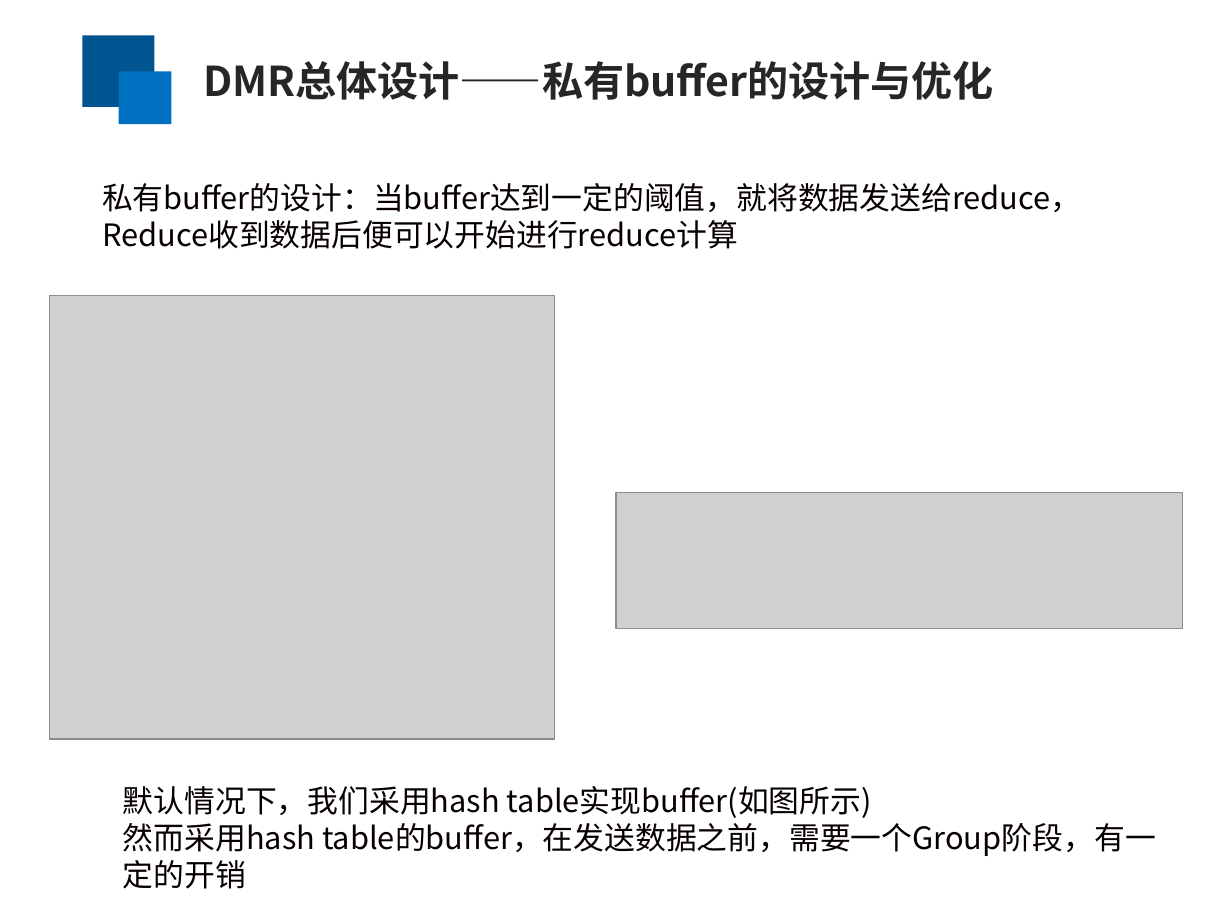
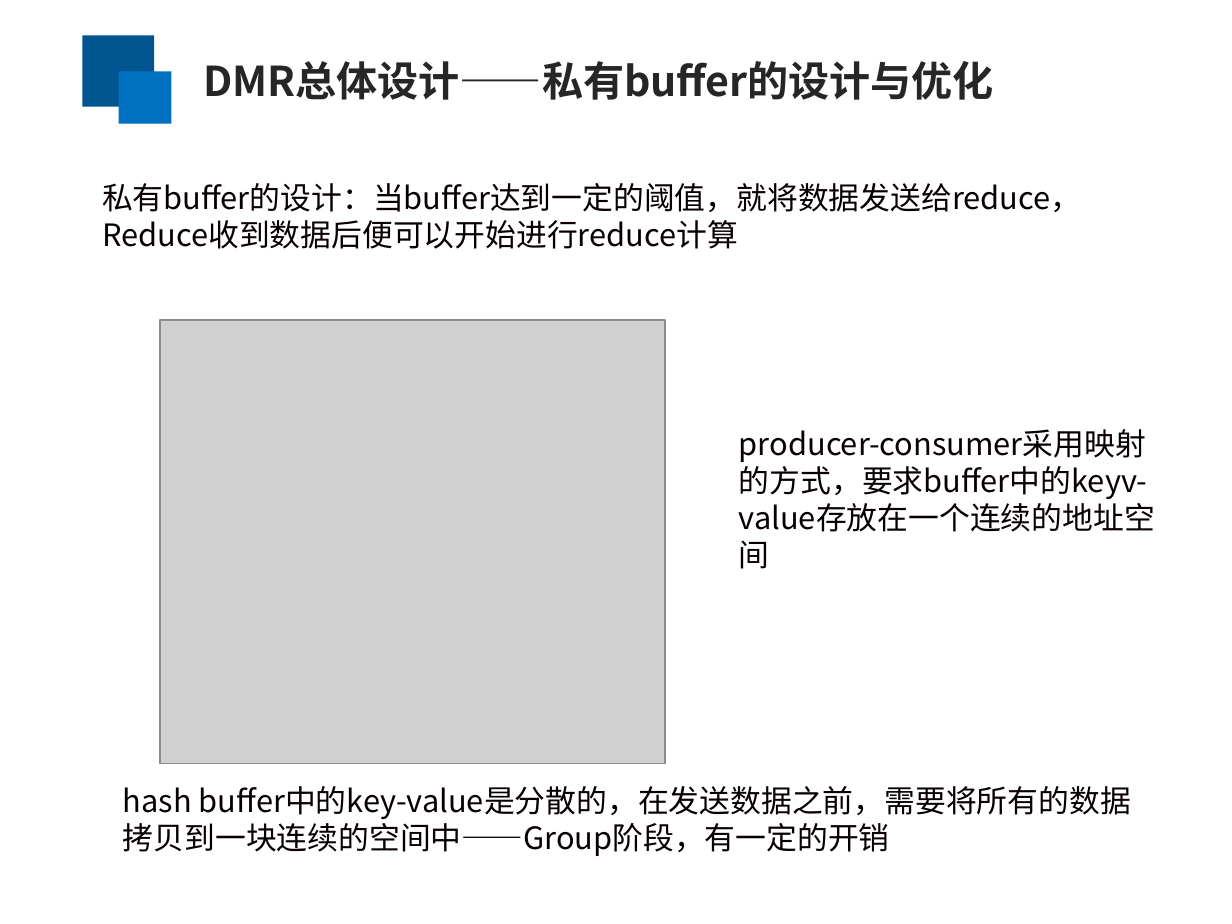
Before and after one commit to yufenyu/work, a slide deck: slide 10 of dmr_paper/paper/chinaSys-2016.ppt. Drawn at 1232x924 pixels with LibreOffice and Linux fonts; fonts in the diff are those of the drawing; grey boxes stand for pictures. Boxes give left, top, right and bottom in pixels: in the first picture for what was removed or moved away, otherwise in the second. Text is boxed around its words. In the diff, an @@ line names an element or a change of style, - is before the commit and + after.

```diff
--- a/dmr_paper/paper/chinaSys-2016.ppt
+++ b/dmr_paper/paper/chinaSys-2016.ppt
@@ picture: place and size @@
-picture at (49,296,554,739)
+picture at (160,320,665,764)
@@ text added at (739,429,1148,499), 18 pt, text #080000 @@
+producer-consumer采用映射的方式，要求buffer中的keyv-value存放在一个连续的地址空间
@@ picture removed at (616,493,1183,628) @@
@@ text at (123,786,1131,856): text changed @@
-默认情况下，我们采用hash table实现buffer(如图所示)
-然而采用hash table的buffer，在发送数据之前，需要一个Group阶段，有一定的开销
+hash buffer中的key-value是分散的，在发送数据之前，需要将所有的数据拷贝到一块连续的空间中——Group阶段，有一定的开销
```
Also in this commit, not shown: 7 other slides changed.
